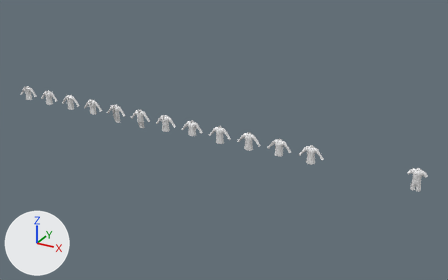
What one commit did to the Blender file Attires/Attires_Layerwear2/Attires_Layerwear2_ALL.blend.
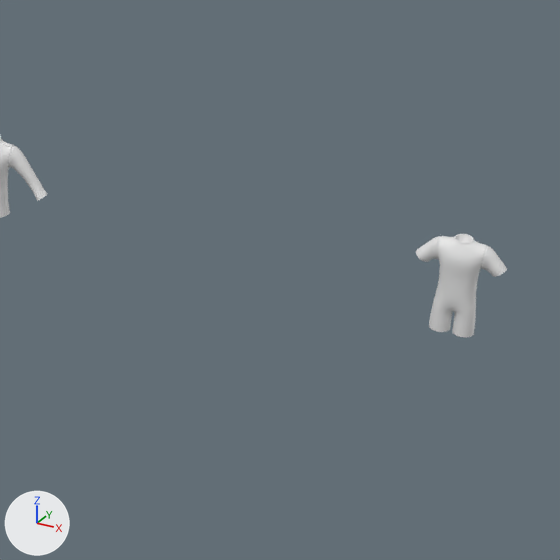
Old and new are each drawn whole from a camera (50 mm lens) standing at (24.91, -23.07, 12.47) and looking at (11.86, 0.66, 0.6) and again close up on the part from 70% to 98% of the width and 41% to 86% of the height. Arrows for +X, +Y and +Z are at lower left; the lights stay in place.

Before the edit, the objects in view are built like this:
```python
ob_attire_layerwear2_uniformguardsman_sleeves = bpy.data.objects.new('Attire_Layerwear2_UniformGuardsman_Sleeves', me_attire_layerwear2_uniformguardsman_sleeves)
ob_attire_layerwear2_uniformguardsman_sleeves.location = (16.5, 0.0, 0.0)
ob_attire_layerwear2_weightliftercostume = bpy.data.objects.new('Attire_Layerwear2_WeightlifterCostume', me_attire_layerwear2_weightliftercostume)
ob_attire_layerwear2_weightliftercostume.location = (21.0, 0.0, 0.0)
ob_attire_layerwear2_weightliftercostume_sleeves = bpy.data.objects.new('Attire_Layerwear2_WeightlifterCostume_Sleeves', me_attire_layerwear2_weightliftercostume_sleeves)
ob_attire_layerwear2_weightliftercostume_sleeves.location = (21.0, 0.0, 0.0)
```
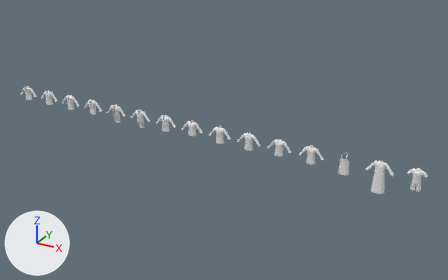
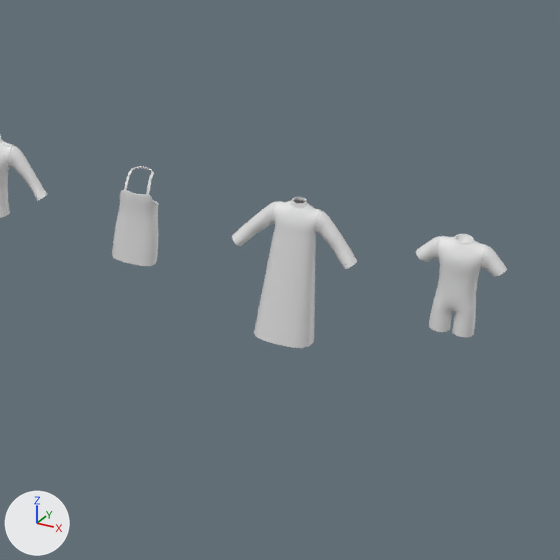
Location of each change, (x1, y1, x2, y2) in pixels of the close-ups (560 x 560 px):
'Attire_Layerwear2_PriestCassock', added: after (254, 197, 322, 348)
'Attire_Layerwear2_SweeperApron', added: after (112, 166, 158, 266)
'Attire_Layerwear2_PriestCassock_Sleeves', added: after (232, 201, 357, 269)

The change, as a list of edits to the scene's bpy script:
```text
Add me_attire_layerwear2_sweeperapron:
    me_attire_layerwear2_sweeperapron.from_pydata(...)  # 280 vertices, 282 faces; spans x 0.0..0.22, y -0.144..0.118, z 0.596..1.525
    me_attire_layerwear2_sweeperapron.polygons.foreach_set('use_smooth', [True] * 282)
Add me_attire_layerwear2_priestcassock_sleeves:
    me_attire_layerwear2_priestcassock_sleeves.from_pydata(...)  # 229 vertices, 228 faces; spans x 0.191..0.586, y -0.074..0.098, z 0.977..1.492
    me_attire_layerwear2_priestcassock_sleeves.polygons.foreach_set('use_smooth', [True] * 228)
Add me_attire_layerwear2_priestcassock:
    me_attire_layerwear2_priestcassock.from_pydata(...)  # 413 vertices, 364 faces; spans x 0.0..0.279, y -0.2..0.185, z 0.146..1.561
    me_attire_layerwear2_priestcassock.polygons.foreach_set('use_smooth', [True] * 364)
Add ob_attire_layerwear2_sweeperapron:
    ob_attire_layerwear2_sweeperapron = bpy.data.objects.new('Attire_Layerwear2_SweeperApron', me_attire_layerwear2_sweeperapron)
    ob_attire_layerwear2_sweeperapron.location = (18.0, 0.0, 0.0)
    _m = ob_attire_layerwear2_sweeperapron.modifiers.new('Mirror', 'MIRROR')
    _m.use_clip = True
Add ob_attire_layerwear2_priestcassock_sleeves:
    ob_attire_layerwear2_priestcassock_sleeves = bpy.data.objects.new('Attire_Layerwear2_PriestCassock_Sleeves', me_attire_layerwear2_priestcassock_sleeves)
    ob_attire_layerwear2_priestcassock_sleeves.location = (19.5, 0.0, 0.0)
    _m = ob_attire_layerwear2_priestcassock_sleeves.modifiers.new('Mirror', 'MIRROR')
    _m.use_clip = True
Add ob_attire_layerwear2_priestcassock:
    ob_attire_layerwear2_priestcassock = bpy.data.objects.new('Attire_Layerwear2_PriestCassock', me_attire_layerwear2_priestcassock)
    ob_attire_layerwear2_priestcassock.location = (19.5, 0.0, 0.0)
    _m = ob_attire_layerwear2_priestcassock.modifiers.new('Mirror', 'MIRROR')
```
